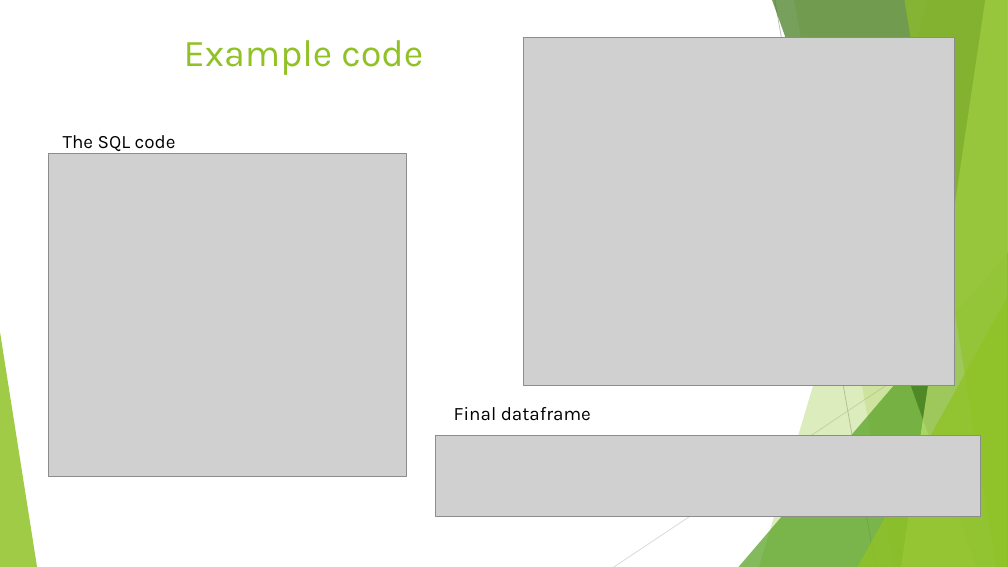
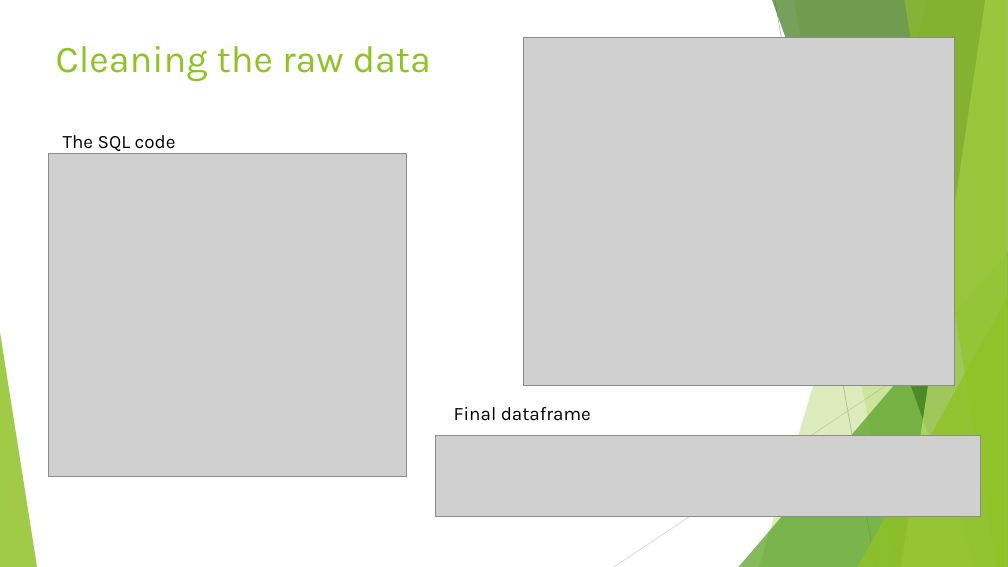
Before and after one commit to alexanderbpowers/project_3-Group_8, a slide deck: slide 5 of Weather Patterns in Brazil.pptx. Drawn at 1008x567 pixels with LibreOffice and Linux fonts; fonts in the diff are those of the drawing; grey boxes stand for pictures. Boxes give left, top, right and bottom in pixels: in the first picture for what was removed or moved away, otherwise in the second. Text is boxed around its words. In the diff, an @@ line names an element or a change of style, - is before the commit and + after.

```diff
--- a/Weather Patterns in Brazil.pptx
+++ b/Weather Patterns in Brazil.pptx
@@ title at (56,46,431,81): text changed @@
-Example code
+Cleaning the raw data
```
Also in this commit, not shown: 2 other slides changed, 4 slides added, 2 slides removed, 2 other files.
